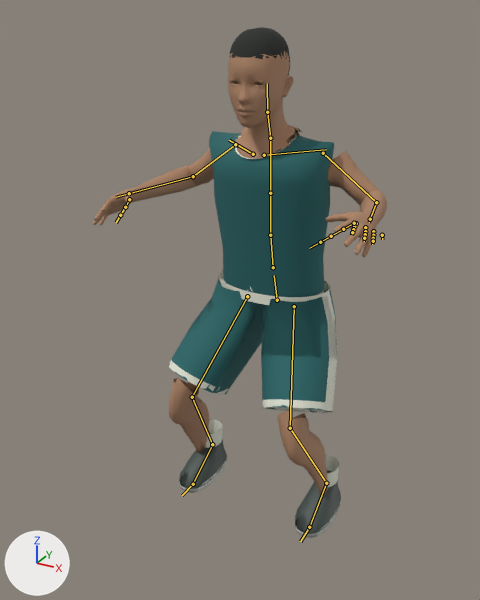
What one commit did to the glTF model apps/web/public/athlete/lab-athlete.glb.
The view is the same before and after, from a camera (50 mm lens) standing at (0.919, -1.862, 1.709) and looking at (0.019, -0.226, 0.891). The axes (+X, +Y, +Z) are drawn at lower left. The lights are the same throughout. The picture after the commit comes second. Both versions are drawn at frame 16 of the action 'defense_ready'; the numbers are the values there. The bones that change, and the others that lie on the model, are drawn over the model as lines.

Objects in the first picture: 'LOD0_athlete', 'LOD1_athlete'.
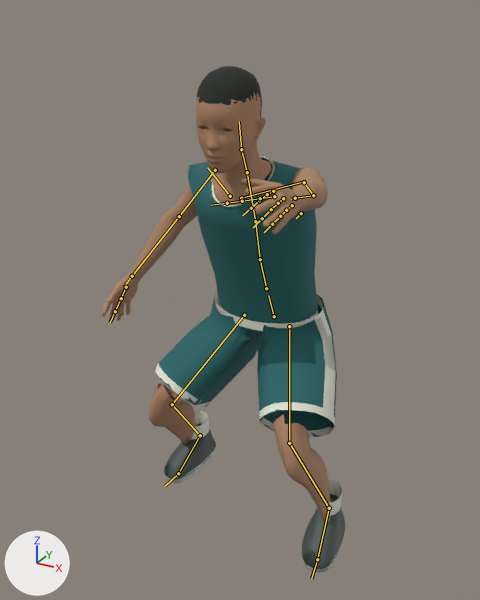
Where the change shows, as pixel boxes (x1, y1, x2, y2) in the pictures (480 x 600 px):
```json
{"object": "LOD0_athlete", "change": "posed", "before": [93, 27, 387, 538], "after": [103, 66, 345, 573], "on screen": "18% narrower"}
{"object": "LOD1_athlete", "change": "posed", "before": [96, 29, 387, 537], "after": [101, 67, 345, 572], "on screen": "16% narrower"}
{"bone": "pelvis", "before": "(277, 300) to (274, 275)", "after": "(274, 316) to (268, 295)"}
{"bone": "spine_01", "before": "(273, 267) to (270, 235)", "after": "(266, 288) to (260, 259)"}
{"bone": "spine_02", "before": "(270, 235) to (270, 193)", "after": "(260, 259) to (255, 221)"}
{"bone": "spine_03", "before": "(270, 193) to (270, 141)", "after": "(255, 221) to (247, 175)"}
{"bone": "upperarm_l", "before": "(323, 153) to (376, 202)", "after": "(304, 182) to (313, 195)"}
{"bone": "lowerarm_l", "before": "(376, 202) to (370, 219)", "after": "(313, 195) to (295, 198)"}
{"bone": "hand_l", "before": "(370, 219) to (369, 222)", "after": "(295, 198) to (291, 199)"}
{"bone": "upperarm_r", "before": "(235, 144) to (193, 176)", "after": "(215, 170) to (179, 216)"}
{"bone": "lowerarm_r", "before": "(193, 176) to (129, 193)", "after": "(179, 216) to (132, 276)"}
{"bone": "hand_r", "before": "(129, 193) to (116, 197)", "after": "(132, 276) to (124, 286)"}
{"bone": "neck_01", "before": "(270, 138) to (267, 112)", "after": "(247, 172) to (241, 149)"}
{"bone": "Head", "before": "(267, 112) to (267, 83)", "after": "(241, 149) to (239, 121)"}
{"bone": "thigh_l", "before": "(294, 306) to (290, 428)", "after": "(289, 326) to (289, 443)"}
{"bone": "calf_l", "before": "(290, 428) to (326, 483)", "after": "(289, 443) to (329, 508)"}
{"bone": "foot_l", "before": "(326, 483) to (309, 527)", "after": "(329, 508) to (317, 559)"}
{"bone": "thigh_r", "before": "(247, 296) to (192, 397)", "after": "(244, 315) to (172, 404)"}
{"bone": "calf_r", "before": "(192, 397) to (212, 444)", "after": "(172, 404) to (200, 435)"}
{"bone": "foot_r", "before": "(212, 444) to (193, 484)", "after": "(200, 435) to (178, 473)"}
```

The change, as JSON lines over the scene's bpy script:
```json
{"block": "bone_pelvis", "where": "bone_pelvis = bpy.data.objects['CourtIQ_basketball_rig'].pose.bones['pelvis']  # child of 'root'"}
{"op": "set", "path": "bone_pelvis.location", "old": "(0.008, -0.139, 0.023)", "new": "(0.012, -0.181, 0.062)"}
{"op": "set", "path": "bone_pelvis.rotation_quaternion", "old": "(1.0, 0.0, 0.0, 0.0)", "new": "(0.996, 0.085, -0.022, 0.015)", "note": "degrees (0, 0, 0) -> degrees (10, -3, 1)"}
{"block": "bone_spine_01", "where": "bone_spine_01 = bpy.data.objects['CourtIQ_basketball_rig'].pose.bones['spine_01']  # child of 'pelvis'"}
{"op": "set", "path": "bone_spine_01.rotation_quaternion", "old": "(0.999, 0.04, 0.0, 0.0)", "new": "(1.0, 0.03, 0.004, -0.006)", "note": "degrees (5, 0, 0) -> degrees (3, 1, -1)"}
{"block": "bone_spine_02", "where": "bone_spine_02 = bpy.data.objects['CourtIQ_basketball_rig'].pose.bones['spine_02']  # child of 'spine_01'"}
{"op": "set", "path": "bone_spine_02.rotation_quaternion", "old": "(1.0, 0.0, 0.0, 0.0)", "new": "(1.0, 0.03, 0.005, -0.005)", "note": "degrees (0, 0, 0) -> degrees (3, 1, -1)"}
{"block": "bone_spine_03", "where": "bone_spine_03 = bpy.data.objects['CourtIQ_basketball_rig'].pose.bones['spine_03']  # child of 'spine_02'"}
{"op": "set", "path": "bone_spine_03.rotation_quaternion", "old": "(1.0, 0.0, 0.007, 0.0)", "new": "(0.999, 0.04, 0.007, -0.007)", "note": "degrees (0, 1, 0) -> degrees (5, 1, -1)"}
{"block": "bone_upperarm_l", "where": "bone_upperarm_l = bpy.data.objects['CourtIQ_basketball_rig'].pose.bones['upperarm_l']  # child of 'clavicle_l'"}
{"op": "set", "path": "bone_upperarm_l.rotation_quaternion", "old": "(0.947, 0.005, 0.0, -0.322)", "new": "(0.863, 0.45, 0.0, 0.23)", "note": "degrees (1, 0, -38) -> degrees (53, -12, 24)"}
{"block": "bone_lowerarm_l", "where": "bone_lowerarm_l = bpy.data.objects['CourtIQ_basketball_rig'].pose.bones['lowerarm_l']  # child of 'upperarm_l'"}
{"op": "set", "path": "bone_lowerarm_l.rotation_quaternion", "old": "(0.743, 0.644, 0.0, 0.181)", "new": "(0.959, 0.106, -0.242, 0.1)", "note": "degrees (80, -13, 16) -> degrees (10, -29, 9)"}
{"block": "bone_hand_l", "where": "bone_hand_l = bpy.data.objects['CourtIQ_basketball_rig'].pose.bones['hand_l']  # child of 'lowerarm_l'"}
{"op": "set", "path": "bone_hand_l.rotation_quaternion", "old": "(1.0, 0.0, 0.0, 0.0)", "new": "(0.955, 0.0, -0.298, -0.005)", "note": "degrees (0, 0, 0) -> degrees (0, -35, -1)"}
{"block": "bone_upperarm_r", "where": "bone_upperarm_r = bpy.data.objects['CourtIQ_basketball_rig'].pose.bones['upperarm_r']  # child of 'clavicle_r'"}
{"op": "set", "path": "bone_upperarm_r.rotation_quaternion", "old": "(0.951, -0.014, 0.0, 0.31)", "new": "(0.901, 0.167, 0.0, 0.401)", "note": "degrees (-2, 1, 36) -> degrees (18, -8, 47)"}
{"block": "bone_lowerarm_r", "where": "bone_lowerarm_r = bpy.data.objects['CourtIQ_basketball_rig'].pose.bones['lowerarm_r']  # child of 'upperarm_r'"}
{"op": "set", "path": "bone_lowerarm_r.rotation_quaternion", "old": "(0.778, 0.617, 0.0, -0.119)", "new": "(0.984, 0.137, 0.111, -0.001)", "note": "degrees (76, 8, -11) -> degrees (16, 13, 2)"}
{"block": "bone_hand_r", "where": "bone_hand_r = bpy.data.objects['CourtIQ_basketball_rig'].pose.bones['hand_r']  # child of 'lowerarm_r'"}
{"op": "set", "path": "bone_hand_r.rotation_quaternion", "old": "(1.0, 0.0, 0.0, 0.0)", "new": "(0.991, 0.0, 0.137, 0.002)", "note": "degrees (0, 0, 0) -> degrees (0, 16, 0)"}
{"block": "bone_neck_01", "where": "bone_neck_01 = bpy.data.objects['CourtIQ_basketball_rig'].pose.bones['neck_01']  # child of 'spine_03'"}
{"op": "set", "path": "bone_neck_01.rotation_quaternion", "old": "(1.0, 0.0, 0.0, 0.0)", "new": "(0.999, -0.04, 0.01, -0.005)", "note": "degrees (0, 0, 0) -> degrees (-5, 1, -1)"}
{"block": "bone_head", "where": "bone_head = bpy.data.objects['CourtIQ_basketball_rig'].pose.bones['Head']  # child of 'neck_01'"}
{"op": "set", "path": "bone_head.rotation_quaternion", "old": "(1.0, 0.0, 0.021, -0.002)", "new": "(0.998, -0.06, 0.017, -0.004)", "note": "degrees (0, 2, 0) -> degrees (-7, 2, -1)"}
{"block": "bone_thigh_l", "where": "bone_thigh_l = bpy.data.objects['CourtIQ_basketball_rig'].pose.bones['thigh_l']  # child of 'pelvis'"}
{"op": "set", "path": "bone_thigh_l.rotation_quaternion", "old": "(0.953, -0.279, 0.0, -0.122)", "new": "(0.858, -0.463, 0.0, -0.221)", "note": "degrees (-32, -4, -13) -> degrees (-54, -12, -23)"}
{"block": "bone_calf_l", "where": "bone_calf_l = bpy.data.objects['CourtIQ_basketball_rig'].pose.bones['calf_l']  # child of 'thigh_l'"}
{"op": "set", "path": "bone_calf_l.rotation_quaternion", "old": "(0.867, 0.497, 0.0, 0.02)", "new": "(0.811, 0.575, 0.0, 0.108)", "note": "degrees (60, -1, 2) -> degrees (70, -7, 10)"}
{"block": "bone_foot_l", "where": "bone_foot_l = bpy.data.objects['CourtIQ_basketball_rig'].pose.bones['foot_l']  # child of 'calf_l'"}
{"op": "set", "path": "bone_foot_l.rotation_quaternion", "old": "(0.967, -0.232, -0.046, 0.092)", "new": "(0.984, -0.135, -0.105, 0.051)", "note": "degrees (-27, -3, 12) -> degrees (-16, -11, 8)"}
{"block": "bone_thigh_r", "where": "bone_thigh_r = bpy.data.objects['CourtIQ_basketball_rig'].pose.bones['thigh_r']  # child of 'pelvis'"}
{"op": "set", "path": "bone_thigh_r.rotation_quaternion", "old": "(0.952, -0.274, 0.0, 0.139)", "new": "(0.896, -0.388, 0.0, 0.218)", "note": "degrees (-32, 4, 15) -> degrees (-45, 10, 23)"}
{"block": "bone_calf_r", "where": "bone_calf_r = bpy.data.objects['CourtIQ_basketball_rig'].pose.bones['calf_r']  # child of 'thigh_r'"}
{"op": "set", "path": "bone_calf_r.rotation_quaternion", "old": "(0.871, 0.49, 0.0, -0.031)", "new": "(0.812, 0.583, 0.0, -0.043)", "note": "degrees (59, 2, -3) -> degrees (71, 3, -4)"}
{"block": "bone_foot_r", "where": "bone_foot_r = bpy.data.objects['CourtIQ_basketball_rig'].pose.bones['foot_r']  # child of 'calf_r'"}
{"op": "set", "path": "bone_foot_r.rotation_quaternion", "old": "(0.968, -0.227, 0.047, -0.099)", "new": "(0.96, -0.229, 0.096, -0.132)", "note": "degrees (-27, 3, -12) -> degrees (-28, 7, -17)"}
```
